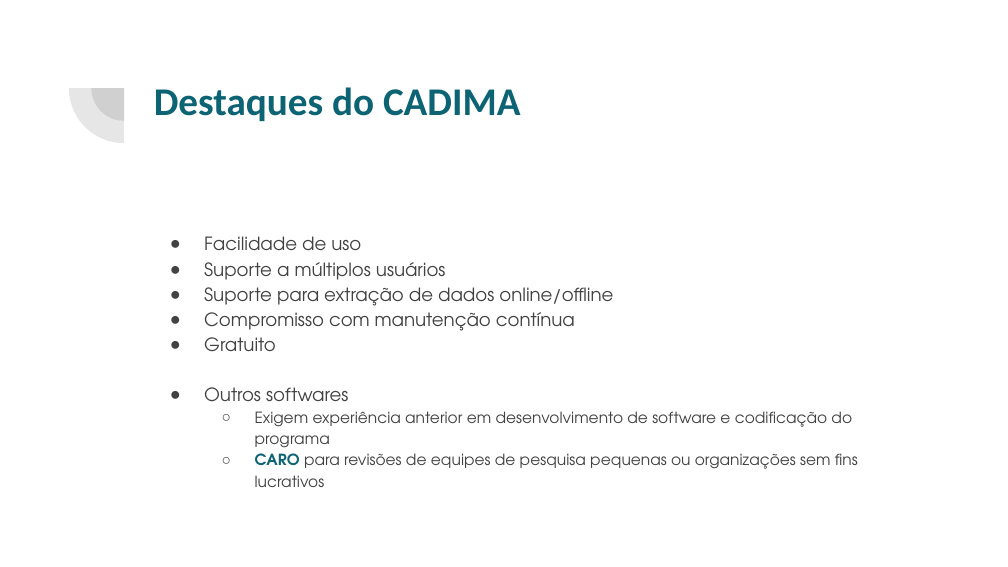
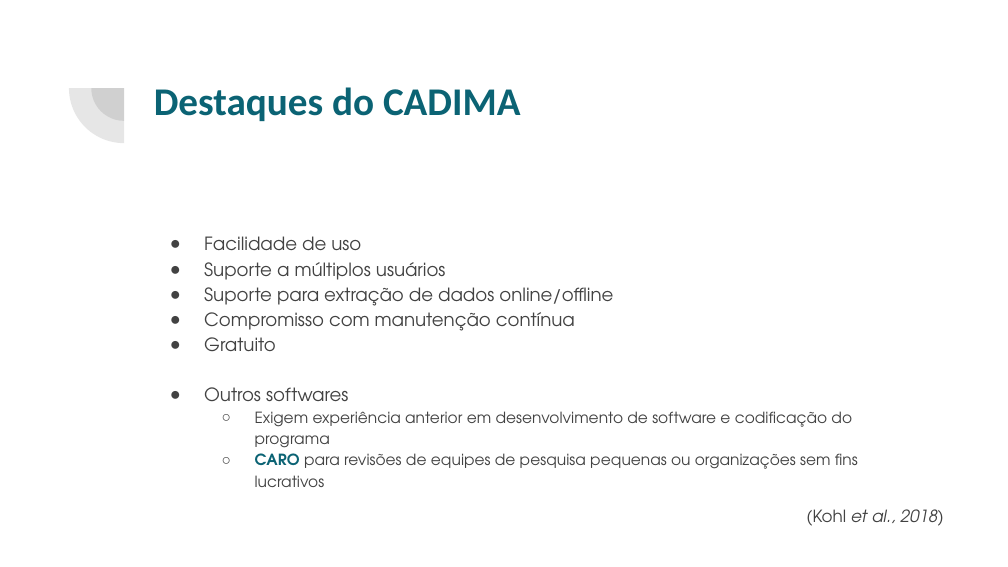
Before and after one commit to cglima/apresentacao-revisao-sistematica, a slide deck: slide 12 of apresentacao-revisao-sistematica.pptx. Drawn at 1008x567 pixels with LibreOffice and Linux fonts; fonts in the diff are those of the drawing. Boxes give left, top, right and bottom in pixels: in the first picture for what was removed or moved away, otherwise in the second. Text is boxed around its words. In the diff, an @@ line names an element or a change of style, - is before the commit and + after.

```diff
--- a/apresentacao-revisao-sistematica.pptx
+++ b/apresentacao-revisao-sistematica.pptx
@@ text added at (x1=806, y1=509, x2=943, y2=526), 12 pt, text #424242, italic @@
+(Kohl et al., 2018)
```
Also in this commit, not shown: 2 other slides changed.
